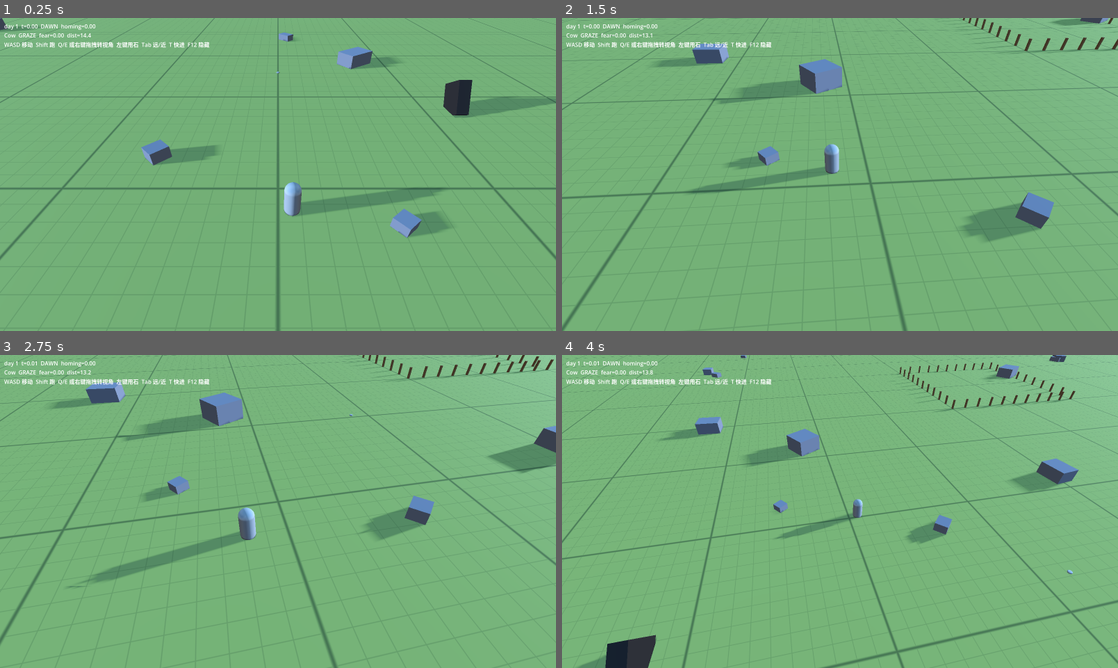
Above: before the commit, frames 1-4 (two rows, left to right).
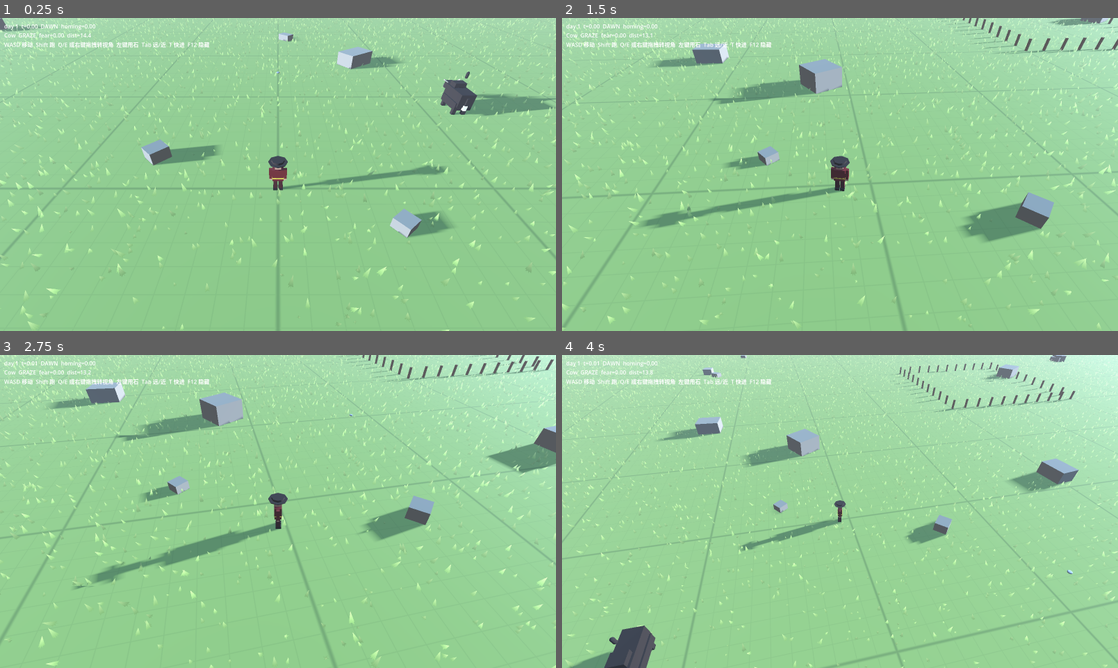
Above: after the commit, the same moments.

Repository: hui-chuan/Herding-Journey
Game: Godot game, scene res://scenes/m1_sandbox.tscn
Same seed, same stepped clock (60 frames per second), same inputs: the game is played once before the commit and once after it.
Inputs (mouse positions are in pixels of both pictures, inside the frame that each line leads up to):
- Up to frame 1 (0.25 s): no input
- Up to frame 2 (1.5 s): move the mouse to (962, 158) at 0.52 s; hold D (move_right) 0.53-1.28 s; hold Right mouse button (camera_drag) 0.53-1.28 s; move the mouse to (728, 190) at 1.27 s; hold S (move_back) from 1.28 s (still down); tap Q (camera_left) at 1.35 s
- Up to frame 3 (2.75 s): move the mouse to (333, 442) at 2.02 s; release S (move_back) at 2.03 s; hold D (move_right) from 2.03 s (still down); tap E (camera_right) at 2.1 s
- Up to frame 4 (4 s): move the mouse to (812, 574) at 2.77 s; release D (move_right) at 2.78 s; hold W (move_forward) 2.78-3.53 s; tap Tab (camera_zoom_toggle) at 2.85 s; move the mouse to (1006, 558) at 3.52 s; hold A (move_left) from 3.53 s (still down); hold Shift (run) from 3.53 s (still down)

The runs differ from the first frame. In frame 1, 97% of the frame differs, in the area x 0-100%, y 0-100%; in frame 2, 97%; in frame 3, 96%; in frame 4, 98%.

Commit message:
M1: procedural yak, herder, grass field, mountains, fog; --time/--screenshot debug flags
Co-Authored-By: Claude Fable 5.1 <noreply@anthropic.com>

Diff:
--- a/scenes/m1_sandbox.tscn
+++ b/scenes/m1_sandbox.tscn
@@ -8,6 +8,11 @@
 [ext_resource type="Script" uid="uid://1xfojdygo6jy" path="res://scripts/debug/debug_overlay.gd" id="6_debug"]
 [ext_resource type="Script" path="res://scripts/world/greybox_props.gd" id="7_props"]
 [ext_resource type="Shader" path="res://shaders/grid_ground.gdshader" id="8_grid"]
+[ext_resource type="Script" path="res://scripts/herd/yak_body.gd" id="9_yak"]
+[ext_resource type="Script" path="res://scripts/player/player_body.gd" id="10_body"]
+[ext_resource type="Shader" path="res://shaders/grass.gdshader" id="11_grass"]
+[ext_resource type="Script" path="res://scripts/world/grass_field.gd" id="12_field"]
+[ext_resource type="Script" path="res://scripts/world/mountains.gd" id="13_mountains"]
 
 [sub_resource type="ProceduralSkyMaterial" id="sky_mat"]
 sky_top_color = Color(0.35, 0.55, 0.9, 1)
@@ -22,6 +27,10 @@
 sky = SubResource("sky")
 ambient_light_source = 3
 tonemap_mode = 2
+fog_enabled = true
+fog_light_color = Color(0.72, 0.78, 0.88, 1)
+fog_density = 0.0018
+fog_sky_affect = 0.3
 
 [sub_resource type="BoxShape3D" id="ground_shape"]
 size = Vector3(400, 1, 400)
@@ -75,6 +84,13 @@
 mesh = SubResource("ground_mesh")
 surface_material_override/0 = SubResource("ground_mat")
 
+[node name="Grass" type="MultiMeshInstance3D" parent="."]
+script = ExtResource("12_field")
+grass_shader = ExtResource("11_grass")
+
+[node name="Mountains" type="Node3D" parent="."]
+script = ExtResource("13_mountains")
+
 [node name="Props" type="Node3D" parent="."]
 script = ExtResource("7_props")
 
@@ -86,9 +102,9 @@
 [node name="CollisionShape3D" type="CollisionShape3D" parent="Player" unique_id=1120176912]
 shape = SubResource("player_shape")
 
-[node name="MeshInstance3D" type="MeshInstance3D" parent="Player" unique_id=1187457747]
-transform = Transform3D(1, 0, 0, 0, 1, 0, 0, 0, 1, 0.60012054, -0.24604821, 1.3274316)
-mesh = SubResource("player_mesh")
+[node name="Body" type="Node3D" parent="Player"]
+transform = Transform3D(1, 0, 0, 0, 1, 0, 0, 0, 1, 0, -0.85, 0)
+script = ExtResource("10_body")
 
 [node name="Sling" type="Node3D" parent="Player" unique_id=287651537]
 script = ExtResource("3_sling")
@@ -123,9 +139,13 @@
 [node name="CollisionShape3D" type="CollisionShape3D" parent="Cow" unique_id=1855444185]
 shape = SubResource("cow_shape")
 
-[node name="MeshInstance3D" type="MeshInstance3D" parent="Cow" unique_id=1393234781]
-transform = Transform3D(1, 0, 0, 0, 0.51545644, -0.8569158, 0, 0.8569158, 0.51545644, 0, 0, 0)
-mesh = SubResource("cow_mesh")
+[node name="Body" type="Node3D" parent="Cow"]
+transform = Transform3D(1, 0, 0, 0, 1, 0, 0, 0, 1, 0, -0.75, 0)
+script = ExtResource("9_yak")
+
+[node name="StateMarker" type="MeshInstance3D" parent="Cow"]
+transform = Transform3D(0.25, 0, 0, 0, 0.25, 0, 0, 0, 0.25, 0, 1.6, 0)
+mesh = SubResource("player_mesh")
 surface_material_override/0 = SubResource("cow_mat")
 
 [node name="DebugOverlay" type="CanvasLayer" parent="." unique_id=1183399508]
--- a/scripts/debug/debug_overlay.gd
+++ b/scripts/debug/debug_overlay.gd
@@ -2,11 +2,28 @@
 extends CanvasLayer
 
 @onready var _label: Label = $Label
+var _shot_path: String = ""
+var _shot_timer: float = 2.0
 
-func _process(_delta: float) -> void:
+func _ready() -> void:
+	for a in OS.get_cmdline_user_args():
+		if a.begins_with("--time="):
+			Clock.time_of_day = float(a.trim_prefix("--time="))
+		if a.begins_with("--screenshot="):
+			_shot_path = a.trim_prefix("--screenshot=")
+
+func _process(delta: float) -> void:
+	if _shot_path != "":
+		_shot_timer -= delta
+		if _shot_timer <= 0.0:
+			get_viewport().get_texture().get_image().save_png(_shot_path)
+			_shot_path = ""
+			get_tree().quit()
 	if Input.is_action_just_pressed("debug_toggle"):
 		visible = not visible
 	Clock.time_scale = 20.0 if Input.is_action_pressed("debug_time_fast") else 1.0
+	for cow in get_tree().get_nodes_in_group("cows"):
+		cow.get_node("StateMarker").visible = visible
 	if not visible:
 		return
 	var lines: PackedStringArray = []
--- a/scripts/herd/cow.gd
+++ b/scripts/herd/cow.gd
@@ -37,7 +37,7 @@
 var _noise_t: float = 0.0
 
 @onready var _player: CharacterBody3D = get_tree().get_first_node_in_group("player")
-@onready var _mesh: MeshInstance3D = $MeshInstance3D
+@onready var _mesh: MeshInstance3D = $StateMarker
 
 func _ready() -> void:
 	add_to_group("cows")
@@ -172,6 +172,7 @@
 func _lognormal(median: float, sigma: float) -> float:
 	return median * exp(randfn(0.0, sigma))
 
+## 头顶的状态小球，只在调试层可见。
 func _update_color() -> void:
 	var mat := _mesh.get_surface_override_material(0) as StandardMaterial3D
 	if mat == null:
--- /dev/null
+++ b/scripts/herd/yak_body.gd
@@ -0,0 +1,64 @@
+## 牦牛的低多边形外观，用原生几何体拼。花色由种子决定，同一头牛每次一样。
+extends Node3D
+
+@export var seed: int = 0
+
+const DARK := Color(0.12, 0.09, 0.07)
+const BROWN := Color(0.28, 0.18, 0.12)
+const WHITE := Color(0.85, 0.82, 0.75)
+const HORN := Color(0.75, 0.7, 0.6)
+
+func _ready() -> void:
+	var rng := RandomNumberGenerator.new()
+	rng.seed = seed if seed != 0 else hash(get_parent().name)
+	var coat: Color = DARK.lerp(BROWN, rng.randf() * 0.6)
+	var white_face: bool = rng.randf() < 0.35
+	var white_tail: bool = rng.randf() < 0.5
+	var white_belly: bool = rng.randf() < 0.3
+	var body_scale: float = rng.randf_range(0.92, 1.08)
+
+	# 躯干（长毛裙摆更宽更低）
+	_box(Vector3(0.9, 0.8, 1.9), Vector3(0, 1.0, 0.05), coat)
+	_box(Vector3(1.05, 0.45, 1.7), Vector3(0, 0.6, 0.05), WHITE if white_belly else coat)
+	# 肩峰
+	_box(Vector3(0.7, 0.35, 0.6), Vector3(0, 1.5, -0.45), coat)
+	# 头
+	_box(Vector3(0.45, 0.45, 0.6), Vector3(0, 1.15, -1.25), WHITE if white_face else coat)
+	_box(Vector3(0.3, 0.25, 0.25), Vector3(0, 0.98, -1.6), coat.lightened(0.15))
+	# 角
+	for sx in [-1.0, 1.0]:
+		var horn := _cyl(0.05, 0.03, 0.45, Vector3(sx * 0.32, 1.4, -1.25), HORN)
+		horn.rotation = Vector3(0, 0, sx * deg_to_rad(-60))
+	# 腿
+	for sx in [-1.0, 1.0]:
+		for sz in [-0.65, 0.65]:
+			_box(Vector3(0.22, 0.75, 0.22), Vector3(sx * 0.32, 0.37, sz), coat)
+	# 尾巴
+	_box(Vector3(0.12, 0.5, 0.12), Vector3(0, 0.95, 1.05), coat)
+	_box(Vector3(0.2, 0.3, 0.2), Vector3(0, 0.6, 1.05), WHITE if white_tail else coat)
+
+	scale = Vector3.ONE * body_scale
+
+func _box(size: Vector3, pos: Vector3, color: Color) -> MeshInstance3D:
+	var m := BoxMesh.new()
+	m.size = size
+	return _add(m, pos, color)
+
+func _cyl(top: float, bottom: float, h: float, pos: Vector3, color: Color) -> MeshInstance3D:
+	var m := CylinderMesh.new()
+	m.top_radius = top
+	m.bottom_radius = bottom
+	m.height = h
+	m.radial_segments = 6
+	return _add(m, pos, color)
+
+func _add(mesh: Mesh, pos: Vector3, color: Color) -> MeshInstance3D:
+	var mat := StandardMaterial3D.new()
+	mat.albedo_color = color
+	mat.roughness = 1.0
+	var mi := MeshInstance3D.new()
+	mi.mesh = mesh
+	mi.material_override = mat
+	mi.position = pos
+	add_child(mi)
+	return mi
--- /dev/null
+++ b/scripts/player/player_body.gd
@@ -0,0 +1,50 @@
+## 牧人的低多边形外观。藏袍、帽子、脸朝 -Z。
+extends Node3D
+
+const SKIN := Color(0.75, 0.55, 0.42)
+const ROBE := Color(0.45, 0.12, 0.1)
+const ROBE_DARK := Color(0.3, 0.08, 0.07)
+const HAT := Color(0.2, 0.15, 0.12)
+const BOOT := Color(0.15, 0.1, 0.08)
+
+func _ready() -> void:
+	# 腿与靴
+	for sx in [-0.12, 0.12]:
+		_box(Vector3(0.18, 0.55, 0.18), Vector3(sx, 0.3, 0), ROBE_DARK)
+		_box(Vector3(0.2, 0.12, 0.26), Vector3(sx, 0.06, -0.02), BOOT)
+	# 袍子（上宽下窄）
+	_box(Vector3(0.5, 0.6, 0.32), Vector3(0, 0.9, 0), ROBE)
+	_box(Vector3(0.52, 0.06, 0.34), Vector3(0, 0.75, 0), Color(0.8, 0.65, 0.2))
+	# 手臂
+	for sx in [-0.32, 0.32]:
+		_box(Vector3(0.14, 0.5, 0.16), Vector3(sx, 0.92, 0), ROBE)
+		_box(Vector3(0.12, 0.1, 0.12), Vector3(sx, 0.62, 0), SKIN)
+	# 头与帽
+	_box(Vector3(0.28, 0.3, 0.28), Vector3(0, 1.4, 0), SKIN)
+	_cyl(0.28, 0.28, 0.12, Vector3(0, 1.6, 0), HAT)
+	_cyl(0.42, 0.42, 0.03, Vector3(0, 1.55, 0), HAT)
+	# 鼻子（朝向标记）
+	_box(Vector3(0.06, 0.06, 0.06), Vector3(0, 1.38, -0.16), SKIN.darkened(0.15))
+
+func _box(size: Vector3, pos: Vector3, color: Color) -> void:
+	var m := BoxMesh.new()
+	m.size = size
+	_add(m, pos, color)
+
+func _cyl(top: float, bottom: float, h: float, pos: Vector3, color: Color) -> void:
+	var m := CylinderMesh.new()
+	m.top_radius = top
+	m.bottom_radius = bottom
+	m.height = h
+	m.radial_segments = 8
+	_add(m, pos, color)
+
+func _add(mesh: Mesh, pos: Vector3, color: Color) -> void:
+	var mat := StandardMaterial3D.new()
+	mat.albedo_color = color
+	mat.roughness = 1.0
+	var mi := MeshInstance3D.new()
+	mi.mesh = mesh
+	mi.material_override = mat
+	mi.position = pos
+	add_child(mi)
--- a/scripts/world/day_light.gd
+++ b/scripts/world/day_light.gd
@@ -20,4 +20,4 @@
 		light_color = noon_color.lerp(evening_color, (t - 0.65) / 0.25)
 	else:
 		light_color = evening_color.lerp(night_color, (t - 0.9) / 0.1)
-	light_energy = lerpf(0.3, 1.2, sin(t * PI))
+	light_energy = lerpf(0.7, 1.3, sin(t * PI))
--- /dev/null
+++ b/scripts/world/grass_field.gd
@@ -0,0 +1,54 @@
+## 草地：MultiMesh 铺草丛。草量可视化（P1）以后从这里接草场网格。
+extends MultiMeshInstance3D
+
+@export var count: int = 120000
+@export var radius: float = 160.0
+@export var seed: int = 3
+@export var grass_shader: Shader
+
+func _ready() -> void:
+	var mesh := _build_tuft()
+	var mat := ShaderMaterial.new()
+	mat.shader = grass_shader
+	material_override = mat
+
+	var mm := MultiMesh.new()
+	mm.transform_format = MultiMesh.TRANSFORM_3D
+	mm.use_colors = true
+	mm.mesh = mesh
+	mm.instance_count = count
+	var rng := RandomNumberGenerator.new()
+	rng.seed = seed
+	for i in count:
+		var a := rng.randf() * TAU
+		var r := sqrt(rng.randf()) * radius
+		var s := rng.randf_range(0.6, 1.3)
+		var t := Transform3D(Basis.from_euler(Vector3(0, rng.randf() * TAU, 0)).scaled(Vector3(s, s, s)), Vector3(cos(a) * r, 0, sin(a) * r))
+		mm.set_instance_transform(i, t)
+		mm.set_instance_color(i, Color(rng.randf(), 0, 0))
+	multimesh = mm
+	cast_shadow = GeometryInstance3D.SHADOW_CASTING_SETTING_OFF
+
+## 三片交叉的三角形叶片。
+func _build_tuft() -> ArrayMesh:
+	var verts := PackedVector3Array()
+	var uvs := PackedVector2Array()
+	var normals := PackedVector3Array()
+	var blade_w := 0.16
+	var blade_h := 0.3
+	for k in 3:
+		var ang := k * PI / 3.0
+		var dir := Vector3(cos(ang), 0, sin(ang)) * blade_w * 0.5
+		verts.append(-dir); uvs.append(Vector2(0, 0))
+		verts.append(dir); uvs.append(Vector2(1, 0))
+		verts.append(Vector3(0, blade_h, 0)); uvs.append(Vector2(0.5, 1))
+		for j in 3:
+			normals.append(Vector3.UP)
+	var arrays := []
+	arrays.resize(Mesh.ARRAY_MAX)
+	arrays[Mesh.ARRAY_VERTEX] = verts
+	arrays[Mesh.ARRAY_TEX_UV] = uvs
+	arrays[Mesh.ARRAY_NORMAL] = normals
+	var mesh := ArrayMesh.new()
+	mesh.add_surface_from_arrays(Mesh.PRIMITIVE_TRIANGLES, arrays)
+	return mesh
--- a/scripts/world/greybox_props.gd
+++ b/scripts/world/greybox_props.gd
@@ -11,7 +11,7 @@
 	var rng := RandomNumberGenerator.new()
 	rng.seed = seed
 	var rock_mat := StandardMaterial3D.new()
-	rock_mat.albedo_color = Color(0.45, 0.45, 0.48)
+	rock_mat.albedo_color = Color(0.52, 0.48, 0.42)
 	for i in rock_count:
 		var a := rng.randf() * TAU
 		var r := sqrt(rng.randf()) * scatter_radius
--- /dev/null
+++ b/scripts/world/mountains.gd
@@ -0,0 +1,29 @@
+## 远山：一圈低多边形锥体，给尺度感和方向感。
+extends Node3D
+
+@export var count: int = 18
+@export var ring_radius: float = 420.0
+@export var seed: int = 11
+
+func _ready() -> void:
+	var rng := RandomNumberGenerator.new()
+	rng.seed = seed
+	for i in count:
+		var a := (float(i) + rng.randf_range(-0.3, 0.3)) / count * TAU
+		var r := ring_radius + rng.randf_range(-60, 60)
+		var h := rng.randf_range(90, 220)
+		var w := rng.randf_range(120, 260)
+		var m := CylinderMesh.new()
+		m.top_radius = 0.0
+		m.bottom_radius = w
+		m.height = h
+		m.radial_segments = rng.randi_range(4, 6)
+		var mat := StandardMaterial3D.new()
+		mat.albedo_color = Color(0.5, 0.55, 0.65).lerp(Color(0.85, 0.87, 0.9), clampf((h - 150.0) / 80.0, 0.0, 1.0))
+		mat.roughness = 1.0
+		var mi := MeshInstance3D.new()
+		mi.mesh = m
+		mi.material_override = mat
+		mi.position = Vector3(cos(a) * r, h * 0.5 - 5.0, sin(a) * r)
+		mi.rotation.y = rng.randf() * TAU
+		add_child(mi)
--- /dev/null
+++ b/shaders/grass.gdshader
@@ -0,0 +1,27 @@
+// 草丛：顶部随风摆动，颜色按实例微变。
+shader_type spatial;
+render_mode cull_disabled;
+
+uniform vec3 color_base : source_color = vec3(0.55, 0.6, 0.28);
+uniform vec3 color_tip : source_color = vec3(0.78, 0.75, 0.4);
+uniform float wind_strength = 0.15;
+uniform float wind_speed = 1.2;
+
+varying float height_t;
+
+void vertex() {
+	height_t = UV.y;
+	vec3 wp = (MODEL_MATRIX * vec4(VERTEX, 1.0)).xyz;
+	float phase = wp.x * 0.3 + wp.z * 0.2;
+	float sway = sin(TIME * wind_speed + phase) * wind_strength * height_t * height_t;
+	VERTEX.x += sway;
+	VERTEX.z += sway * 0.5;
+}
+
+void fragment() {
+	NORMAL = normalize((VIEW_MATRIX * vec4(0.0, 1.0, 0.0, 0.0)).xyz);
+	vec3 c = mix(color_base, color_tip, height_t);
+	c *= 0.85 + 0.3 * COLOR.r;
+	ALBEDO = c;
+	ROUGHNESS = 1.0;
+}
--- a/shaders/grid_ground.gdshader
+++ b/shaders/grid_ground.gdshader
@@ -22,7 +22,7 @@
 	vec2 p = world_pos.xz;
 	float major_l = grid(p, major, 0.12);
 	float minor_l = grid(p, minor, 0.03) * 0.35;
-	float l = max(major_l, minor_l);
+	float l = max(major_l * 0.5, minor_l * 0.4);
 	ALBEDO = mix(base_color, line_color, l);
 	ROUGHNESS = 1.0;
 }
Not shown, added: scripts/herd/yak_body.gd.uid
Not shown, added: scripts/player/player_body.gd.uid
Not shown, added: scripts/world/grass_field.gd.uid
Not shown, added: scripts/world/mountains.gd.uid
Not shown, added: shaders/grass.gdshader.uid
